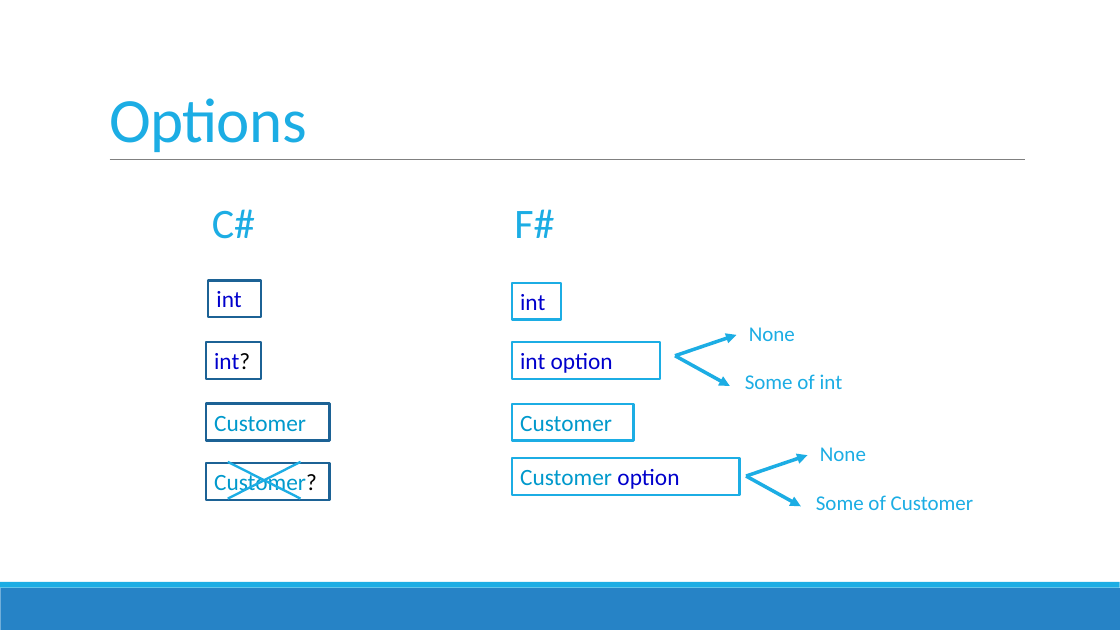
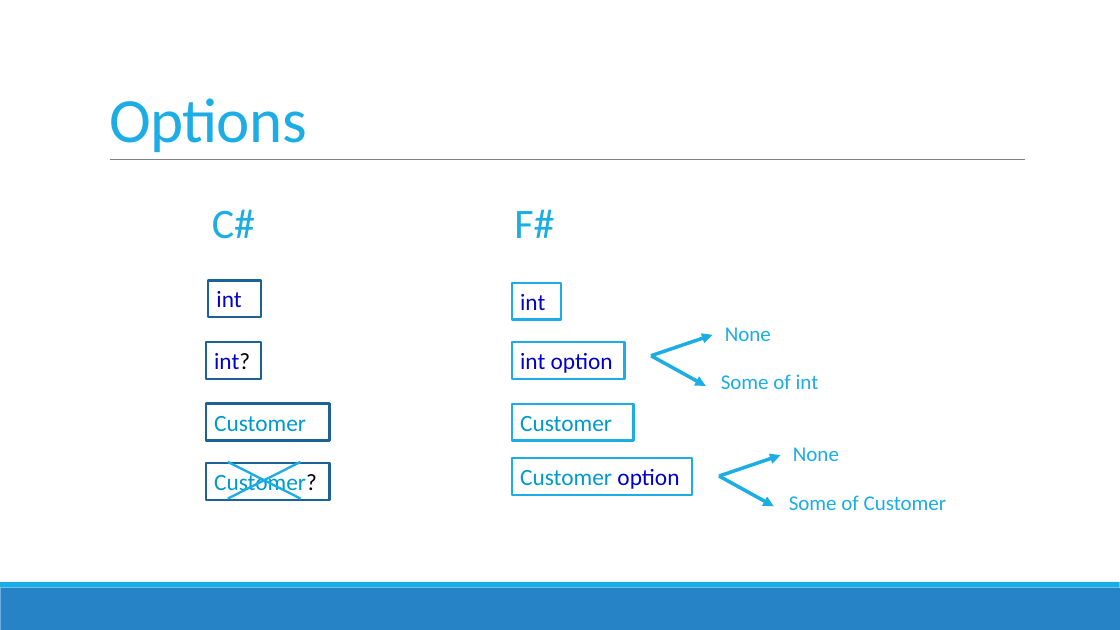
Before and after one commit to jorgef/fsharpworkshop, a slide deck: slide 31 of FSharpWorkshop_Slides.pptx. Drawn at 1120x630 pixels with LibreOffice and Linux fonts; fonts in the diff are those of the drawing. Boxes give left, top, right and bottom in pixels: in the first picture for what was removed or moved away, otherwise in the second. Text is boxed around its words. In the diff, an @@ line names an element or a change of style, - is before the commit and + after.

```diff
--- a/FSharpWorkshop_Slides.pptx
+++ b/FSharpWorkshop_Slides.pptx
@@ rectangle "int option": place and size @@
-rectangle "int option" at (512,342,660,379)
+rectangle "int option" at (512,342,624,379)
@@ rectangle "Customer option": place and size @@
-rectangle "Customer option" at (512,458,739,495)
+rectangle "Customer option" at (512,458,691,495)
@@ 4 texts, 4 arrows: place and size @@
-4 texts, 4 arrows at (676,327,974,510)
+4 texts, 4 arrows at (651,327,947,510)
```
Also in this commit, not shown: 8 other slides changed, 1 other file.
